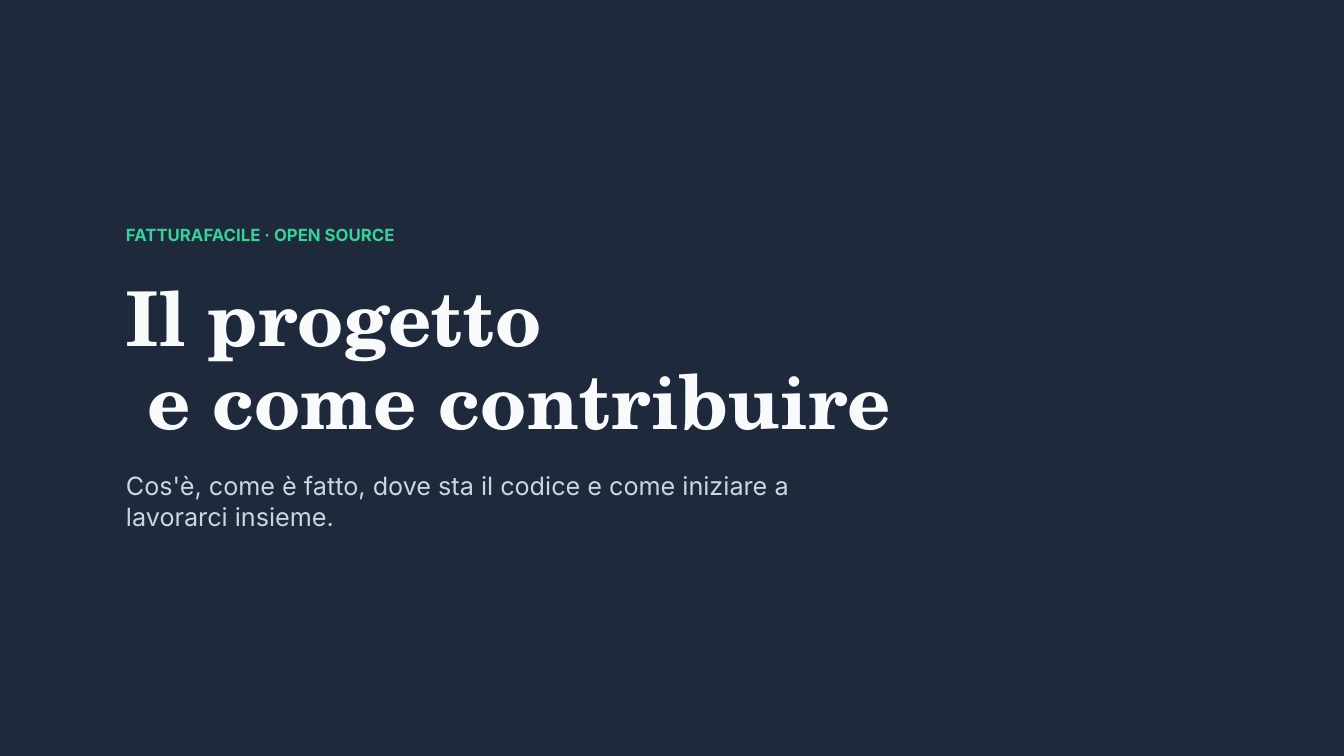
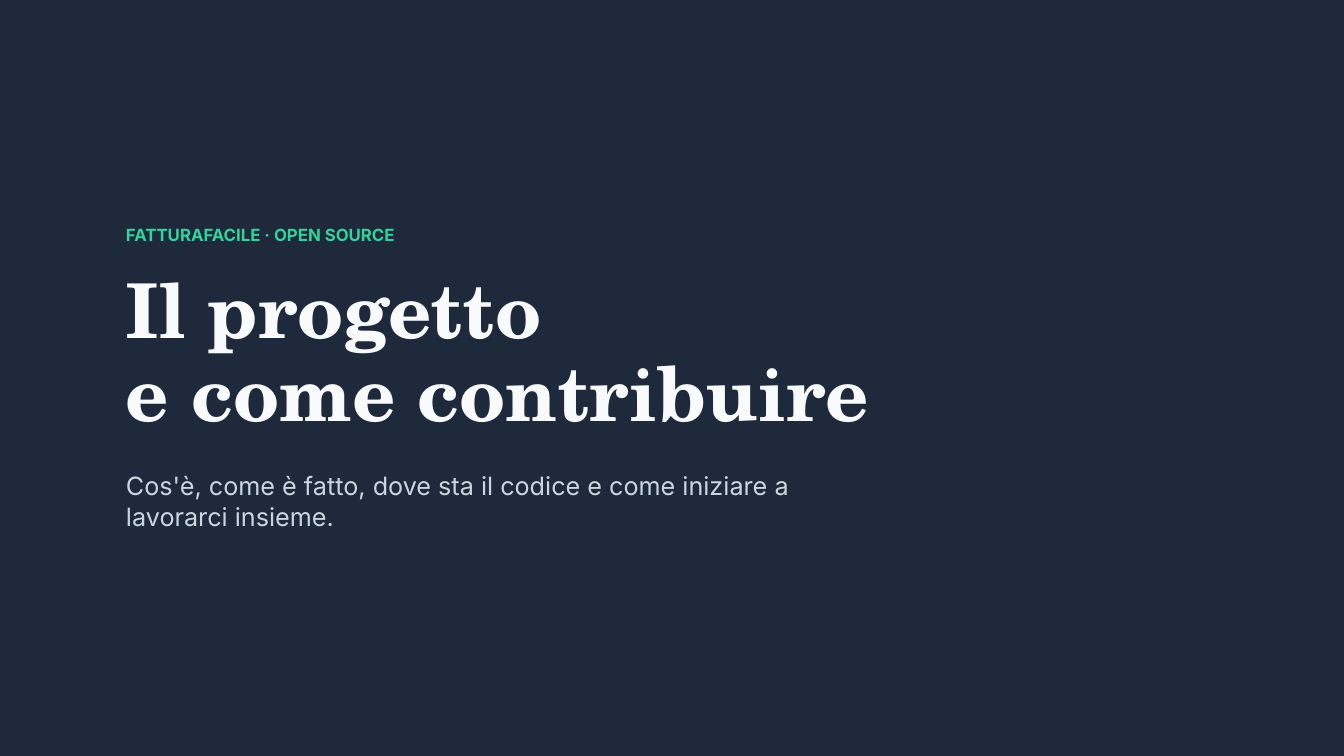
Before and after one commit to FatturaFacile/assets, a slide deck: slide 1 of docs/FatturaFacile - Il progetto e come contribuire/FatturaFacile - Il progetto e come contribuire.pptx. Drawn at 1344x756 pixels with LibreOffice and Linux fonts; fonts in the diff are those of the drawing. Boxes give left, top, right and bottom in pixels: in the first picture for what was removed or moved away, otherwise in the second. Text is boxed around its words. In the diff, an @@ line names an element or a change of style, - is before the commit and + after.

```diff
--- a/docs/FatturaFacile - Il progetto e come contribuire/FatturaFacile - Il progetto e come contribuire.pptx
+++ b/docs/FatturaFacile - Il progetto e come contribuire/FatturaFacile - Il progetto e come contribuire.pptx
@@ text "Il progetto e come contribuire" rewrapped from <box>126,290,891,430</box> to <box>126,282,869,422</box> @@
```
Also in this commit, not shown: 17 other slides changed, 5 other files.
